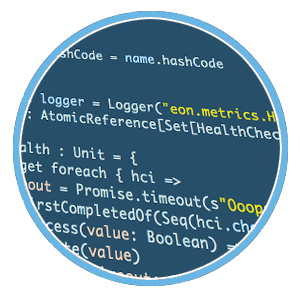
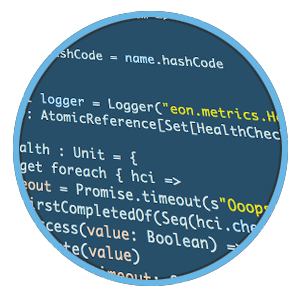
Comparing the layer stacks of the two w=300, h=300 images. Changes:
removed layer "Layer 4" from group "OggMini" over [19, 17, 282, 280]
